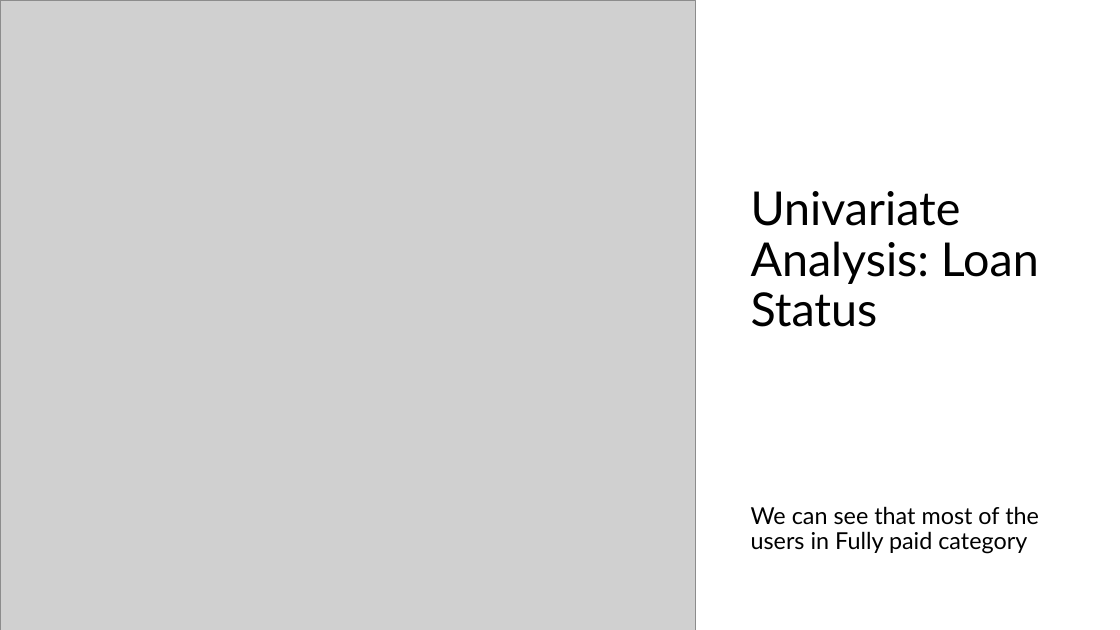
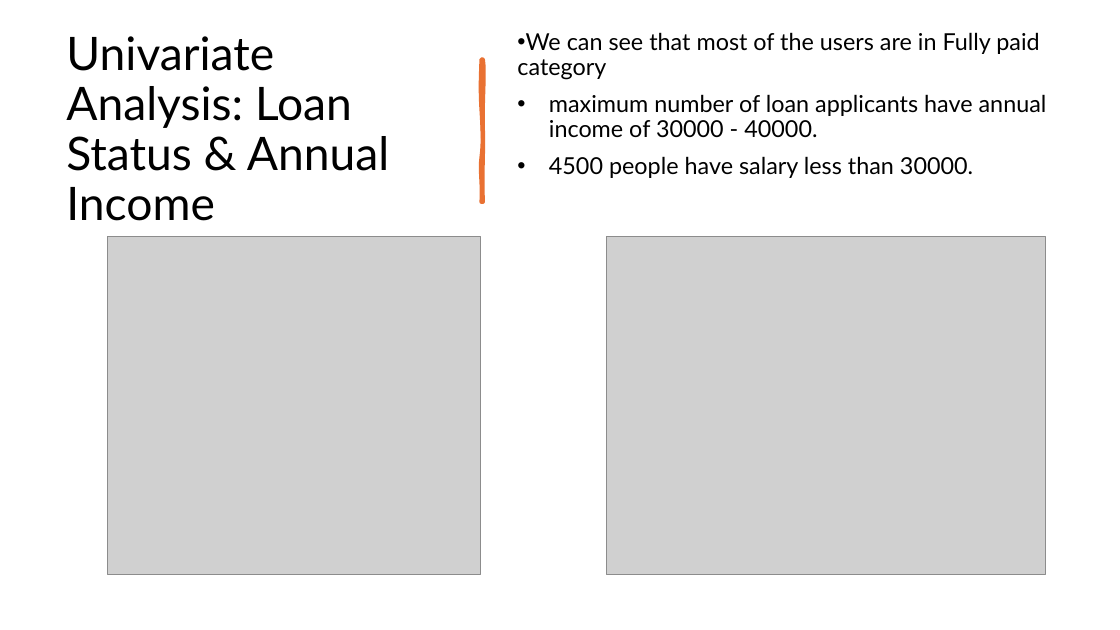
Before and after one commit to chetnapriyadarshini/Lending_Club_Case_Study_EDA, a slide deck: slide 4 of LendingClubCaseStudy_EDA.pptx. Drawn at 1120x630 pixels with LibreOffice and Linux fonts; fonts in the diff are those of the drawing; grey boxes stand for pictures. Boxes give left, top, right and bottom in pixels: in the first picture for what was removed or moved away, otherwise in the second. Text is boxed around its words. In the diff, an @@ line names an element or a change of style, - is before the commit and + after.

```diff
--- a/LendingClubCaseStudy_EDA.pptx
+++ b/LendingClubCaseStudy_EDA.pptx
@@ picture removed at (x1=0, y1=0, x2=696, y2=630) @@
@@ rectangle removed at (x1=696, y1=2, x2=1120, y2=504) @@
@@ title at (x1=66, y1=36, x2=389, y2=221): text changed; size 40 to 39.6 pt @@
-Univariate Analysis: Loan Status
+Univariate Analysis: Loan Status & Annual Income
@@ freeform shape added at (x1=481, y1=59, x2=483, y2=202), fill #E97132, outline #E97132 3.25 pt @@
@@ text at (x1=517, y1=32, x2=1047, y2=178): text changed @@
-We can see that most of the users in Fully paid category
+• We can see that most of the users are in Fully paid category
+• maximum number of loan applicants have annual income of 30000 - 40000.
+• 4500 people have salary less than 30000.
@@ picture added at (x1=108, y1=236, x2=481, y2=574) @@
@@ picture added at (x1=607, y1=236, x2=1046, y2=574) @@
```
Also in this commit, not shown: 6 other slides changed, 10 slides added, 3 slides removed.
